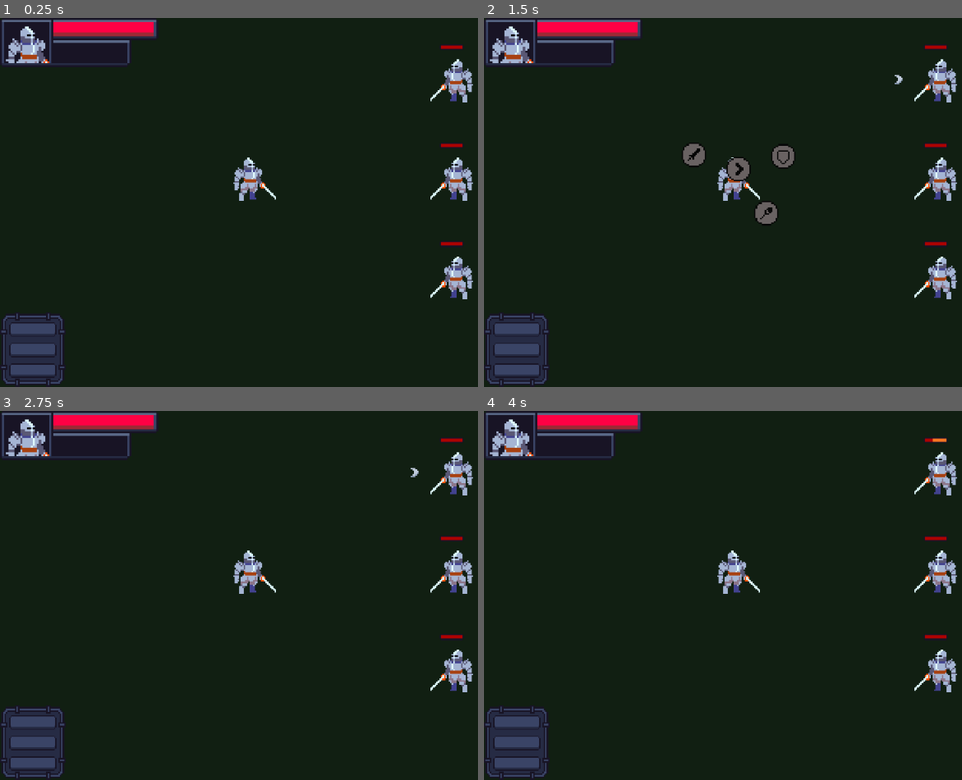
Above: before the commit, frames 1-4 (two rows, left to right).
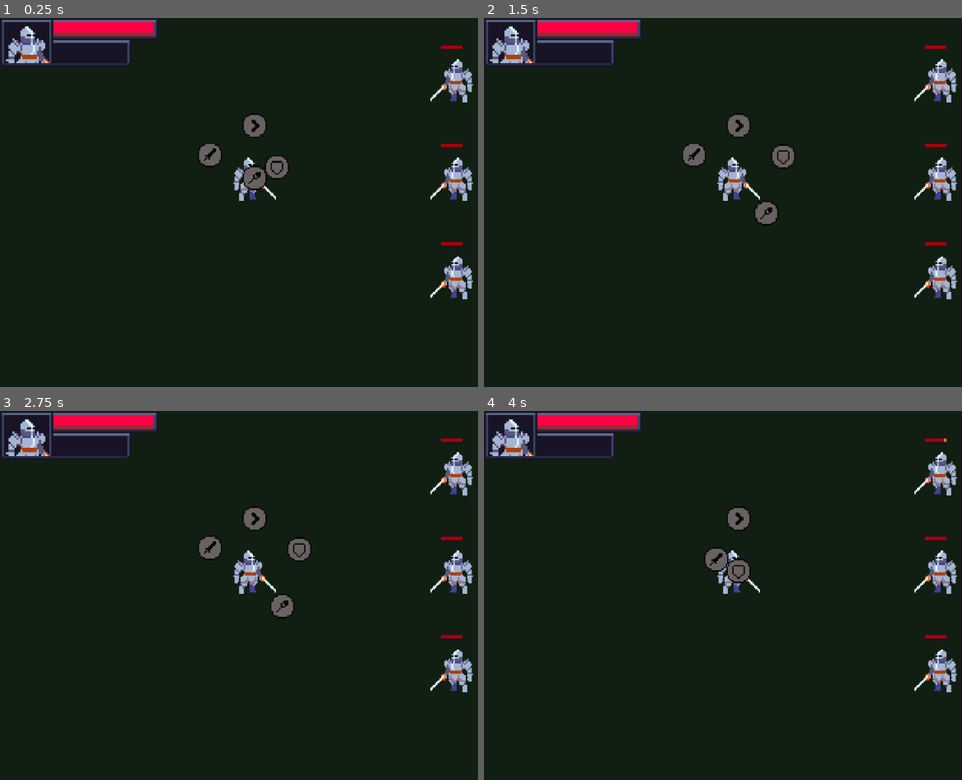
Above: after the commit, the same moments.

Repository: SamuelAlves-23/shoveljam2025
Game: Godot game, scene res://scenes/battle_scene/battle_scene.tscn
The game is run twice, just before and just after one commit, with the same random seed, the same clock (stepped at 60 frames per second) and the same inputs. The project has no main scene, so this scene is started directly.
Inputs (mouse positions are in pixels of both pictures, inside the frame that each line leads up to):
- Up to frame 1 (0.25 s): no input
- Up to frame 2 (1.5 s): click (517, 327) at 0.52 s; click (517, 350) at 1.27 s
- Up to frame 3 (2.75 s): click (33, 761) at 2.02 s
- Up to frame 4 (4 s): tap Enter at 2.75 s; move the mouse to (957, 577) at 2.77 s; hold D (move_right) 2.78-3.53 s; hold Q (attack, bound only after the commit) 2.78-3.53 s; tap E (interact, bound only before the commit) at 2.85 s; click (957, 577) at 2.92 s; tap Space (confirm, bound only after the commit) at 3.5, 3.8 s; move the mouse to (679, 613) at 3.52 s; hold S (move_down) from 3.53 s (still down); tap Q (attack, bound only after the commit) at 3.6 s; click (679, 613) at 3.67 s

The runs differ from the first frame. In frame 1, 2.9% of the frame differs, in the area x 0-61%, y 26-100%; in frame 2, 2.5%; in frame 3, 2.9%; in frame 4, 2.7%.

Commit message:
Acciones de combate
PENDIENTE:
- Arreglar animación de acciones.
- Arreglar UI de combo.
- Desarrollar comportamiento enemigos.
- Apartado de sonido.

Diff:
--- /dev/null
+++ b/components/combo_pieces/combo_attack/combo_attack.gd
@@ -0,0 +1,4 @@
+extends ComboPiece
+
+func passive() -> float:
+	return PlayerStats.player_stats["attack"] * modifier
--- /dev/null
+++ b/components/combo_pieces/combo_attack/combo_attack.tscn
@@ -0,0 +1,11 @@
+[gd_scene load_steps=3 format=3 uid="uid://dnpufrrby10xh"]
+
+[ext_resource type="Script" uid="uid://b3mohgn8pyibc" path="res://components/combo_pieces/combo_attack/combo_attack.gd" id="1_4aj0h"]
+[ext_resource type="Texture2D" uid="uid://bbjintnmswexa" path="res://assets/ui/attack_action.png" id="2_ukx7x"]
+
+[node name="ComboAttack" type="Node2D"]
+script = ExtResource("1_4aj0h")
+piece_name = 0
+
+[node name="Sprite2D" type="Sprite2D" parent="."]
+texture = ExtResource("2_ukx7x")
--- /dev/null
+++ b/components/combo_pieces/combo_guard/combo_guard.gd
@@ -0,0 +1,4 @@
+extends ComboPiece
+
+func passive() -> float:
+	return PlayerStats.player_stats["attack"] * modifier
--- /dev/null
+++ b/components/combo_pieces/combo_guard/combo_guard.tscn
@@ -0,0 +1,11 @@
+[gd_scene load_steps=3 format=3 uid="uid://ds6iqcp5pihho"]
+
+[ext_resource type="Script" uid="uid://b3mohgn8pyibc" path="res://components/combo_pieces/combo_attack/combo_attack.gd" id="1_ps30r"]
+[ext_resource type="Texture2D" uid="uid://cms4buv2fq4xm" path="res://assets/ui/guard_action.png" id="2_nv0hn"]
+
+[node name="ComboBuard" type="Node2D"]
+script = ExtResource("1_ps30r")
+piece_name = 1
+
+[node name="Sprite2D" type="Sprite2D" parent="."]
+texture = ExtResource("2_nv0hn")
--- /dev/null
+++ b/components/combo_pieces/combo_magic/combo_magic.gd
@@ -0,0 +1,4 @@
+extends ComboPiece
+
+func passive() -> float:
+	return 0.0
--- /dev/null
+++ b/components/combo_pieces/combo_magic/combo_magic.tscn
@@ -0,0 +1,11 @@
+[gd_scene load_steps=3 format=3 uid="uid://6ciff6yj5e2a"]
+
+[ext_resource type="Script" uid="uid://b3mohgn8pyibc" path="res://components/combo_pieces/combo_attack/combo_attack.gd" id="1_u86n7"]
+[ext_resource type="Texture2D" uid="uid://dhe15o0guxld2" path="res://assets/ui/magic_action.png" id="2_3nlav"]
+
+[node name="ComboMagic" type="Node2D"]
+script = ExtResource("1_u86n7")
+piece_name = 2
+
+[node name="Sprite2D" type="Sprite2D" parent="."]
+texture = ExtResource("2_3nlav")
--- /dev/null
+++ b/components/combo_pieces/combo_piece.gd
@@ -0,0 +1,11 @@
+extends Node2D
+class_name ComboPiece
+
+@export_enum("attack", "guard", "magic") var piece_name
+
+@onready var modifier: float = 0.1
+@onready var sprite: Sprite2D = $Sprite2D
+
+func passive() -> float:
+	print("Efecto pasivo")
+	return 0.0
--- /dev/null
+++ b/components/combo_pieces/combo_piece.tscn
@@ -0,0 +1,8 @@
+[gd_scene load_steps=2 format=3 uid="uid://dl6beegleneeq"]
+
+[ext_resource type="Script" uid="uid://cjkn05cvy3y0t" path="res://components/combo_pieces/combo_piece.gd" id="1_7ndpx"]
+
+[node name="ComboPiece" type="Node2D"]
+script = ExtResource("1_7ndpx")
+
+[node name="Sprite2D" type="Sprite2D" parent="."]
--- a/globals/global_manager/global_manager.gd
+++ b/globals/global_manager/global_manager.gd
@@ -1,6 +1,7 @@
 extends Node
 
 @onready var grid_size: int = 32
+@onready var combo_pieces: Array = [preload("res://components/combo_pieces/combo_attack/combo_attack.tscn"), preload("res://components/combo_pieces/combo_guard/combo_guard.tscn"), preload("res://components/combo_pieces/combo_magic/combo_magic.tscn")]
 
 
 func go_to_scene(new_scene: String) -> void:
--- a/globals/player_stats/player_stats.gd
+++ b/globals/player_stats/player_stats.gd
@@ -9,10 +9,11 @@
 	"attack": 70,
 	"defense": 5,
 	"exp_mult": 2.0,
-	"parry_chance": 0.1
+	"parry_chance": 0.1,
+	"lifedrain": 0.0
 }
 
-@onready var skills: Array = []
+@onready var guarding: bool = false
 
 func train_stat(stat: String) -> void:
 	var amount: int = 0
@@ -26,17 +27,30 @@
 	player_stats["exp_mult"] -= 0.15
 
 func damage(amount: int)-> void:
-	var total_amount: int = amount - player_stats["defense"]
+	var total_amount: int = amount
+	if guarding:
+		total_amount -= player_stats["defense"]
+		guarding = false
+
 	player_stats["current_hp"] -= total_amount
 	player_damaged.emit(total_amount)
 	if player_stats["current_hp"] <= 0:
 		player_dead.emit()
 
+func heal(amount) -> void:
+	if player_stats["current_hp"] + amount >= player_stats["max_hp"]:
+		player_stats["curren_hp"] = player_stats["max_hp"]
+	else:
+		player_stats["current_hp"] += amount
+	player_damaged.emit(-amount)
+
 func reset_stats() -> void:
 	player_stats = {
 		"max_hp" : 100,
 		"current_hp": 100,
-		"attack": 10,
+		"attack": 70,
 		"defense": 5,
-		"exp_mult": 2.0
+		"exp_mult": 2.0,
+		"parry_chance": 0.1,
+		"lifedrain": 0.0
 	}
--- a/project.godot
+++ b/project.godot
@@ -28,16 +28,22 @@
 window/size/window_height_override=1080
 window/stretch/mode="canvas_items"
 
+[global_group]
+
+ActionsHolder=""
+
 [input]
 
 move_up={
 "deadzone": 0.2,
 "events": [Object(InputEventKey,"resource_local_to_scene":false,"resource_name":"","device":-1,"window_id":0,"alt_press …(192 unchanged characters)…
+, Object(InputEventKey,"resource_local_to_scene":false,"resource_name":"","device":-1,"window_id":0,"alt_pressed":false,"shift_pressed":false,"ctrl_pressed":false,"meta_pressed":false,"pressed":false,"keycode":0,"physical_keycode":4194320,"key_label":0,"unicode":0,"location":0,"echo":false,"script":null)
 ]
 }
 move_down={
 "deadzone": 0.2,
 "events": [Object(InputEventKey,"resource_local_to_scene":false,"resource_name":"","device":-1,"window_id":0,"alt_press …(192 unchanged characters)…
+, Object(InputEventKey,"resource_local_to_scene":false,"resource_name":"","device":-1,"window_id":0,"alt_pressed":false,"shift_pressed":false,"ctrl_pressed":false,"meta_pressed":false,"pressed":false,"keycode":0,"physical_keycode":4194322,"key_label":0,"unicode":0,"location":0,"echo":false,"script":null)
 ]
 }
 move_left={
@@ -50,9 +56,29 @@
 "events": [Object(InputEventKey,"resource_local_to_scene":false,"resource_name":"","device":-1,"window_id":0,"alt_press …(192 unchanged characters)…
 ]
 }
-interact={
+attack={
+"deadzone": 0.2,
+"events": [Object(InputEventKey,"resource_local_to_scene":false,"resource_name":"","device":-1,"window_id":0,"alt_pressed":false,"shift_pressed":false,"ctrl_pressed":false,"meta_pressed":false,"pressed":false,"keycode":0,"physical_keycode":81,"key_label":0,"unicode":113,"location":0,"echo":false,"script":null)
+]
+}
+guard={
 "deadzone": 0.2,
 "events": [Object(InputEventKey,"resource_local_to_scene":false,"resource_name":"","device":-1,"window_id":0,"alt_press …(192 unchanged characters)…
+]
+}
+magic={
+"deadzone": 0.2,
+"events": [Object(InputEventKey,"resource_local_to_scene":false,"resource_name":"","device":-1,"window_id":0,"alt_pressed":false,"shift_pressed":false,"ctrl_pressed":false,"meta_pressed":false,"pressed":false,"keycode":0,"physical_keycode":82,"key_label":0,"unicode":114,"location":0,"echo":false,"script":null)
+]
+}
+limit={
+"deadzone": 0.2,
+"events": [Object(InputEventKey,"resource_local_to_scene":false,"resource_name":"","device":-1,"window_id":0,"alt_pressed":false,"shift_pressed":false,"ctrl_pressed":false,"meta_pressed":false,"pressed":false,"keycode":0,"physical_keycode":84,"key_label":0,"unicode":116,"location":0,"echo":false,"script":null)
+]
+}
+confirm={
+"deadzone": 0.2,
+"events": [Object(InputEventKey,"resource_local_to_scene":false,"resource_name":"","device":-1,"window_id":0,"alt_pressed":false,"shift_pressed":false,"ctrl_pressed":false,"meta_pressed":false,"pressed":false,"keycode":0,"physical_keycode":32,"key_label":0,"unicode":32,"location":0,"echo":false,"script":null)
 ]
 }
 
--- a/scenes/battle_scene/battle_scene.gd
+++ b/scenes/battle_scene/battle_scene.gd
@@ -11,35 +11,74 @@
 
 @onready var current_state: STATES = STATES.PLAYER_TURN
 @onready var cursor_rest_pos: Vector2 = $CursorRestPos.global_position
-@onready var battle_ui: Control = $CanvasLayer/BattleUI
 @onready var battle_cursor: Sprite2D = $BattleCursor
 @onready var index: int = 0
 @onready var first: bool = true
 @onready var enemies: Array = [$Enemy, $Enemy2, $Enemy3]
 @onready var player: Player = $Player
+@onready var actions_holder: ActionsHolder = $ActionsHolder
+@onready var combo_container: HBoxContainer = $ComboContainer
+
+@onready var combo_options: Array = ["attack", "guard", "magic"]
+@onready var current_combo: Array = []
 
 @onready var is_player_turn: bool = true
 
 func _ready() -> void:
 	battle_cursor.global_position = cursor_rest_pos
-	battle_ui.connect("attack_pressed", atk_btn_pressed)
 	for enemy in enemies:
 		enemy.connect("enemy_dead", erase_enemy)
 
 func _process(delta) -> void:
 	match current_state:
 		STATES.PLAYER_TURN:
-			pass
+			if first:
+				first = false
+				PlayerStats.guarding = false
+				actions_holder.show_actions()
 		STATES.TARGETING:
 			target_selection()
 		STATES.ENEMY_TURN:
 			enemy_turn()
 
+
+func _unhandled_input(event: InputEvent) -> void:
+	if current_combo.size() !=0:
+		if event.is_action_pressed("attack"):
+			actions_holder.hide_actions()
+			update_state(STATES.TARGETING)
+		elif event.is_action_pressed("guard"):
+			print("BLOQUEANDO")
+			actions_holder.hide_actions()
+			PlayerStats.guarding = true
+			add_combo(GlobalManager.combo_pieces[1])
+			update_state(STATES.ENEMY_TURN)
+		elif event.is_action_pressed("magic"):
+			print("Magia")
+			actions_holder.hide_actions()
+			for enemy in enemies:
+				enemy.damage(ceil(PlayerStats.player_stats["attack"]/ 2))
+			add_combo(GlobalManager.combo_pieces[2])
+			update_state(STATES.ENEMY_TURN)
+	else:
+		print("EMPIEZA EL COMBO")
+		actions_holder.hide_actions()
+		add_combo(GlobalManager.combo_pieces.pick_random())
+		print(current_combo)
+		update_state(STATES.ENEMY_TURN)
+
 func erase_enemy(enemy) -> void:
 	enemies.erase(enemy)
 
-func atk_btn_pressed() -> void:
-	current_state = STATES.TARGETING
+func add_combo(piece) -> void:
+	var combo_piece = piece.instantiate()
+	current_combo.append(combo_piece)
+	combo_container.add_child(combo_piece)
+	#combo_piece.global_position = combo_container.global_position
+
+func combo_finisher() -> void:
+	print("COMBO FINISHER")
+	current_combo = []
 
 func target_selection() -> void:
 	if first:
@@ -57,16 +96,21 @@
 		if index >= enemies.size():
 			index = 0
 		battle_cursor.global_position = enemies[index].cursor_pos
-	elif Input.is_action_just_pressed("interact"):
+	elif Input.is_action_just_pressed("confirm"):
 		battle_cursor.global_position = cursor_rest_pos
 		player_attack()
 		first = true
 
 func player_attack() -> void:
 	enemies[index].damage(PlayerStats.player_stats["attack"])
-	current_state = STATES.ENEMY_TURN
+	add_combo(GlobalManager.combo_pieces[0])
+	update_state(STATES.ENEMY_TURN)
+
+func update_state(new_state: STATES) -> void:
+	current_state = new_state
+	#first = true
 
 func enemy_turn() -> void:
 	for enemy in enemies:
 		enemy.skill()
-	current_state = STATES.PLAYER_TURN
+	update_state(STATES.PLAYER_TURN)
--- a/scenes/battle_scene/battle_scene.tscn
+++ b/scenes/battle_scene/battle_scene.tscn
@@ -1,9 +1,8 @@
-[gd_scene load_steps=8 format=4 uid="uid://drosmg331bt1o"]
+[gd_scene load_steps=7 format=4 uid="uid://drosmg331bt1o"]
 
 [ext_resource type="PackedScene" uid="uid://dk0njse36dbkx" path="res://assets/tile_maps/tile_map_layer.tscn" id="1_oofy8"]
 [ext_resource type="Script" uid="uid://jp31f6t2xtd" path="res://scenes/battle_scene/battle_scene.gd" id="1_qc2rq"]
 [ext_resource type="PackedScene" uid="uid://37kkea5x26j6" path="res://units/enemy/enemy.tscn" id="2_v2pga"]
-[ext_resource type="PackedScene" uid="uid://cdnlynldmg8ig" path="res://ui/battle_ui/battle_ui.tscn" id="3_joy3q"]
 [ext_resource type="PackedScene" uid="uid://7ymmtavept26" path="res://units/player/player.tscn" id="6_8r7ii"]
 [ext_resource type="Texture2D" uid="uid://bc5lfaua2ptgi" path="res://assets/ui/battle_cursor.png" id="6_gp27x"]
 [ext_resource type="PackedScene" uid="uid://cn25pb2mwr4bj" path="res://ui/actions_holder/actions_holder.tscn" id="7_8r7ii"]
@@ -25,11 +24,6 @@
 [node name="Enemy3" parent="." instance=ExtResource("2_v2pga")]
 position = Vector2(400, 240)
 
-[node name="CanvasLayer" type="CanvasLayer" parent="."]
-layer = 2
-
-[node name="BattleUI" parent="CanvasLayer" instance=ExtResource("3_joy3q")]
-
 [node name="BattleCursor" type="Sprite2D" parent="."]
 position = Vector2(352, -32)
 texture = ExtResource("6_gp27x")
@@ -48,4 +42,14 @@
 [node name="ActionsHolder" parent="." instance=ExtResource("7_8r7ii")]
 position = Vector2(272, 176)
 
+[node name="ComboContainer" type="HBoxContainer" parent="."]
+offset_left = 52.0
+offset_top = 48.0
+offset_right = 92.0
+offset_bottom = 88.0
+
+[node name="ComboParent" type="Node" parent="."]
+
+[node name="Piece01" type="Marker2D" parent="ComboParent"]
+
 [editable path="TileMapLayer"]
--- a/ui/action_button/action_button.gd
+++ b/ui/action_button/action_button.gd
@@ -5,5 +5,7 @@
 @export_enum("Start", "Attack", "Guard", "Magic")
 var action_type: String
 
-func _on_pressed() -> void:
-	action_pressed.emit(action_type)
+func _on_input_event(viewport: Node, event: InputEvent, shape_idx: int) -> void:
+	if event is InputEventMouseButton and event.button_index == MOUSE_BUTTON_LEFT and event.pressed:
+		print("BOTÓN PULSADO")
+		action_pressed.emit(action_type)
--- a/ui/actions/attack_action.tscn
+++ b/ui/actions/attack_action.tscn
@@ -15,3 +15,5 @@
 
 [node name="CollisionShape2D" type="CollisionShape2D" parent="."]
 shape = SubResource("CircleShape2D_3tmfi")
+
+[connection signal="input_event" from="." to="." method="_on_input_event"]
--- a/ui/actions/guard_action.tscn
+++ b/ui/actions/guard_action.tscn
@@ -15,3 +15,5 @@
 
 [node name="CollisionShape2D" type="CollisionShape2D" parent="."]
 shape = SubResource("CircleShape2D_3tmfi")
+
+[connection signal="input_event" from="." to="." method="_on_input_event"]
--- a/ui/actions/magic_action.tscn
+++ b/ui/actions/magic_action.tscn
@@ -15,3 +15,5 @@
 
 [node name="CollisionShape2D" type="CollisionShape2D" parent="."]
 shape = SubResource("CircleShape2D_3tmfi")
+
+[connection signal="input_event" from="." to="." method="_on_input_event"]
--- a/ui/actions/start_action.tscn
+++ b/ui/actions/start_action.tscn
@@ -15,3 +15,5 @@
 
 [node name="CollisionShape2D" type="CollisionShape2D" parent="."]
 shape = SubResource("CircleShape2D_3tmfi")
+
+[connection signal="input_event" from="." to="." method="_on_input_event"]
--- a/ui/actions_holder/actions_holder.gd
+++ b/ui/actions_holder/actions_holder.gd
@@ -1,4 +1,5 @@
 extends Node2D
+class_name ActionsHolder
 
 @onready var remove_pos: Vector2 = $RemovePos.global_position
 @onready var attack_pos: Vector2 = $AttackPos.global_position
@@ -13,12 +14,6 @@
 @onready var magic: Area2D = $Magic
 
 @export var tween_duration: float = 0.1
-
-func _ready() -> void:
-	await get_tree().create_timer(0.5).timeout
-	await show_actions()
-	await get_tree().create_timer(0.5).timeout
-	await hide_actions()
 
 func show_actions() -> void:
 	var tween = create_tween()
--- a/ui/actions_holder/actions_holder.tscn
+++ b/ui/actions_holder/actions_holder.tscn
@@ -6,7 +6,7 @@
 [ext_resource type="PackedScene" uid="uid://bd3l4g6s44av1" path="res://ui/actions/start_action.tscn" id="4_euj4b"]
 [ext_resource type="PackedScene" uid="uid://bahbi1oog3v7c" path="res://ui/actions/attack_action.tscn" id="5_32pkp"]
 
-[node name="ActionsHolder" type="Node2D"]
+[node name="ActionsHolder" type="Node2D" groups=["WeaponHolder"]]
 script = ExtResource("1_e1n3t")
 
 [node name="RemovePos" type="Marker2D" parent="."]
--- a/units/enemy/enemy.gd
+++ b/units/enemy/enemy.gd
@@ -2,6 +2,7 @@
 class_name  Enemy
 
 signal enemy_dead(enemy)
+signal enemy_damaged(amount)
 
 enum STATES{
 	ALIVE,
@@ -9,6 +10,7 @@
 }
 
 @onready var current_state: STATES = STATES.ALIVE
+@onready var guarding: bool = false
 
 @onready var enemy_stats: Dictionary = {
 	"max_hp" : 100,
@@ -39,10 +41,14 @@
 
 
 func damage(amount: int) -> void:
-	var total_amount: int = amount - enemy_stats["defense"]
+	var total_amount: int = amount
+	if guarding:
+		total_amount -= enemy_stats["defense"]
 	enemy_stats["current_hp"] -= total_amount
 	if enemy_stats["current_hp"] <= 0:
 		current_state = STATES.DEAD
+	if PlayerStats.player_stats["lifedrain"] > 0:
+		PlayerStats.heal(total_amount * PlayerStats.player_stats["lifedrain"])
 	update_life(total_amount)
 
 func update_life(amount: int) -> void:
Not shown, added: components/combo_pieces/combo_attack/combo_attack.gd.uid
Not shown, added: components/combo_pieces/combo_guard/combo_guard.gd.uid
Not shown, added: components/combo_pieces/combo_magic/combo_magic.gd.uid
Not shown, added: components/combo_pieces/combo_piece.gd.uid
